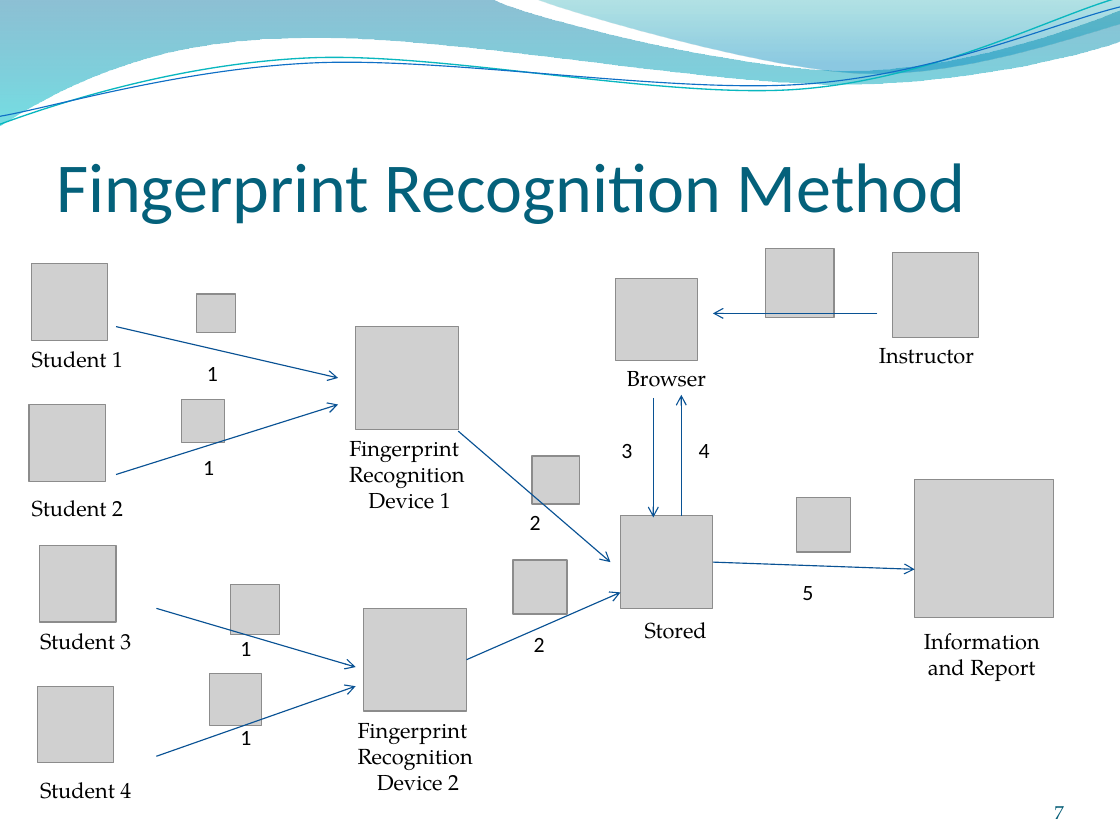
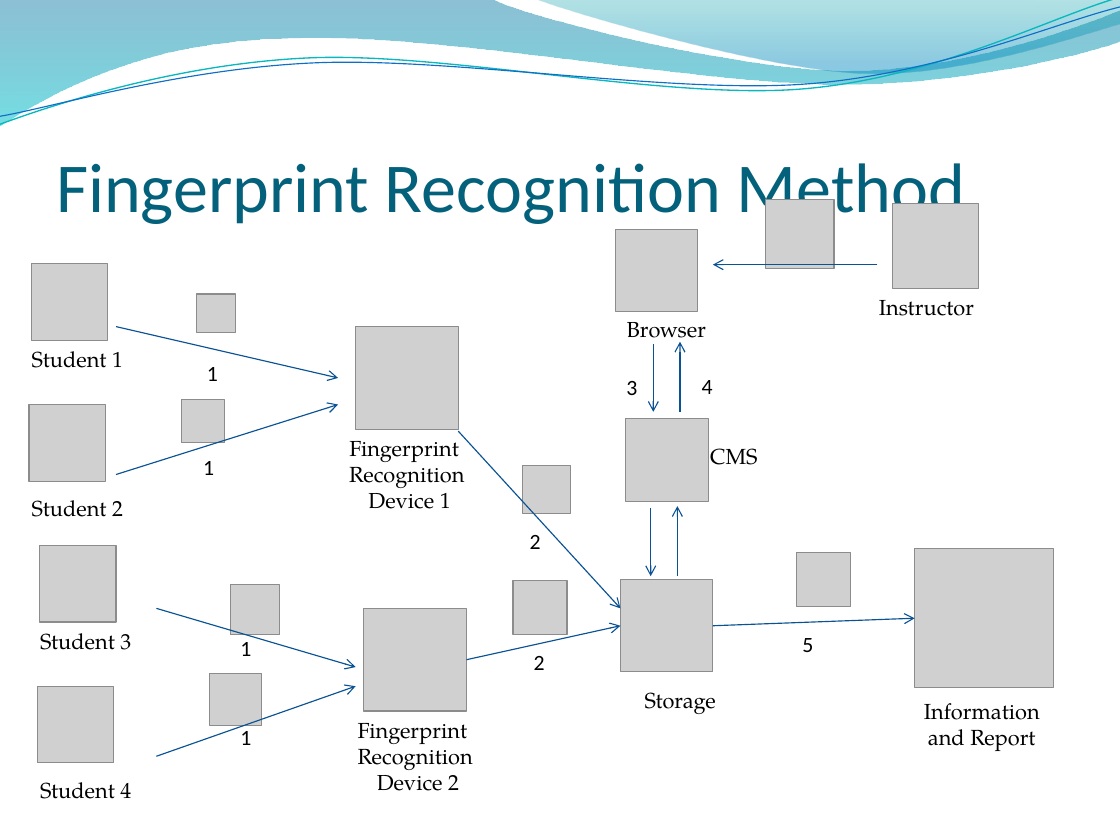
Before and after one commit to conanak99/roll-system-mobile, a slide deck: slide 7 of Document/Slide/Slide thuyet trinh.pptx. Drawn at 1120x840 pixels with LibreOffice and Linux fonts; fonts in the diff are those of the drawing; grey boxes stand for pictures; background and template pictures are left out. Boxes give left, top, right and bottom in pixels: in the first picture for what was removed or moved away, otherwise in the second. Text is boxed around its words. In the diff, an @@ line names an element or a change of style, - is before the commit and + after.

```diff
--- a/Document/Slide/Slide thuyet trinh.pptx
+++ b/Document/Slide/Slide thuyet trinh.pptx
@@ 3 pictures, 2 texts, 1 arrow: place and size @@
-3 pictures, 2 texts, 1 arrow at (616, 249, 978, 387)
+3 pictures, 2 texts, 1 arrow at (616, 200, 978, 346)
@@ arrow moved from (653, 398) - (653, 517) to (653, 344) - (653, 412) @@
@@ arrow moved from (681, 516) - (681, 395) to (680, 412) - (680, 342) @@
@@ text "3": place and size @@
-text "3" at (621, 444, 632, 458)
+text "3" at (626, 381, 637, 395)
@@ text "4": place and size @@
-text "4" at (699, 444, 710, 458)
+text "4" at (702, 380, 713, 394)
@@ picture added at (625, 419, 708, 502) @@
@@ arrow moved from (458, 431) - (610, 562) to (458, 431) - (620, 608) @@
@@ text added at (710, 448, 758, 465), 14 pt, text #000000 @@
+CMS
@@ picture: place and size @@
-picture at (532, 456, 580, 504)
+picture at (523, 466, 571, 514)
@@ arrow added from (651, 508) to (651, 576), #095295 0.75 pt @@
@@ arrow added from (678, 576) to (678, 506), #095295 0.75 pt @@
@@ picture: place and size @@
-picture at (796, 497, 850, 551)
+picture at (796, 552, 850, 606)
@@ picture: place and size @@
-picture at (915, 479, 1054, 618)
+picture at (915, 549, 1054, 688)
@@ picture: place and size @@
-picture at (620, 516, 713, 609)
+picture at (620, 579, 713, 672)
@@ arrow moved from (467, 660) - (620, 592) to (467, 660) - (620, 626) @@
@@ arrow moved from (713, 562) - (915, 569) to (713, 626) - (915, 618) @@
@@ text "5": place and size @@
-text "5" at (802, 586, 813, 600)
+text "5" at (802, 638, 813, 652)
@@ 2 texts, 1 picture: place and size @@
-2 texts, 1 picture at (513, 516, 567, 652)
+2 texts, 1 picture at (513, 535, 567, 670)
@@ text at (645, 692, 716, 714): text changed @@
-Stored
+Storage
@@ text "Information and Report": place and size @@
-text "Information and Report" at (924, 633, 1040, 681)
+text "Information and Report" at (924, 703, 1040, 751)
@@ page number removed at (1055, 806, 1064, 819) @@
-7
```
Also in this commit, not shown: 18 other slides changed, 6 slides added, 4 other files.
